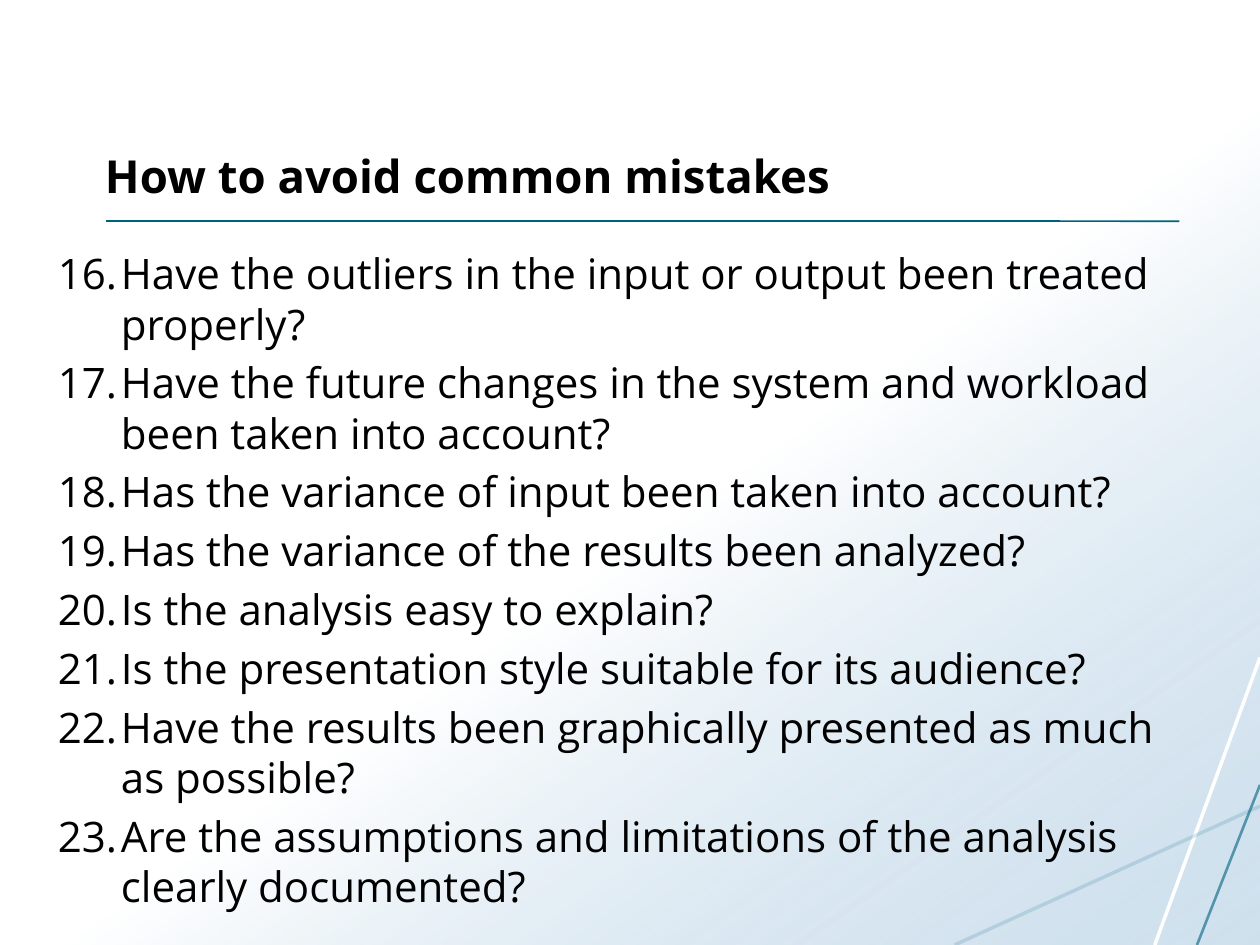
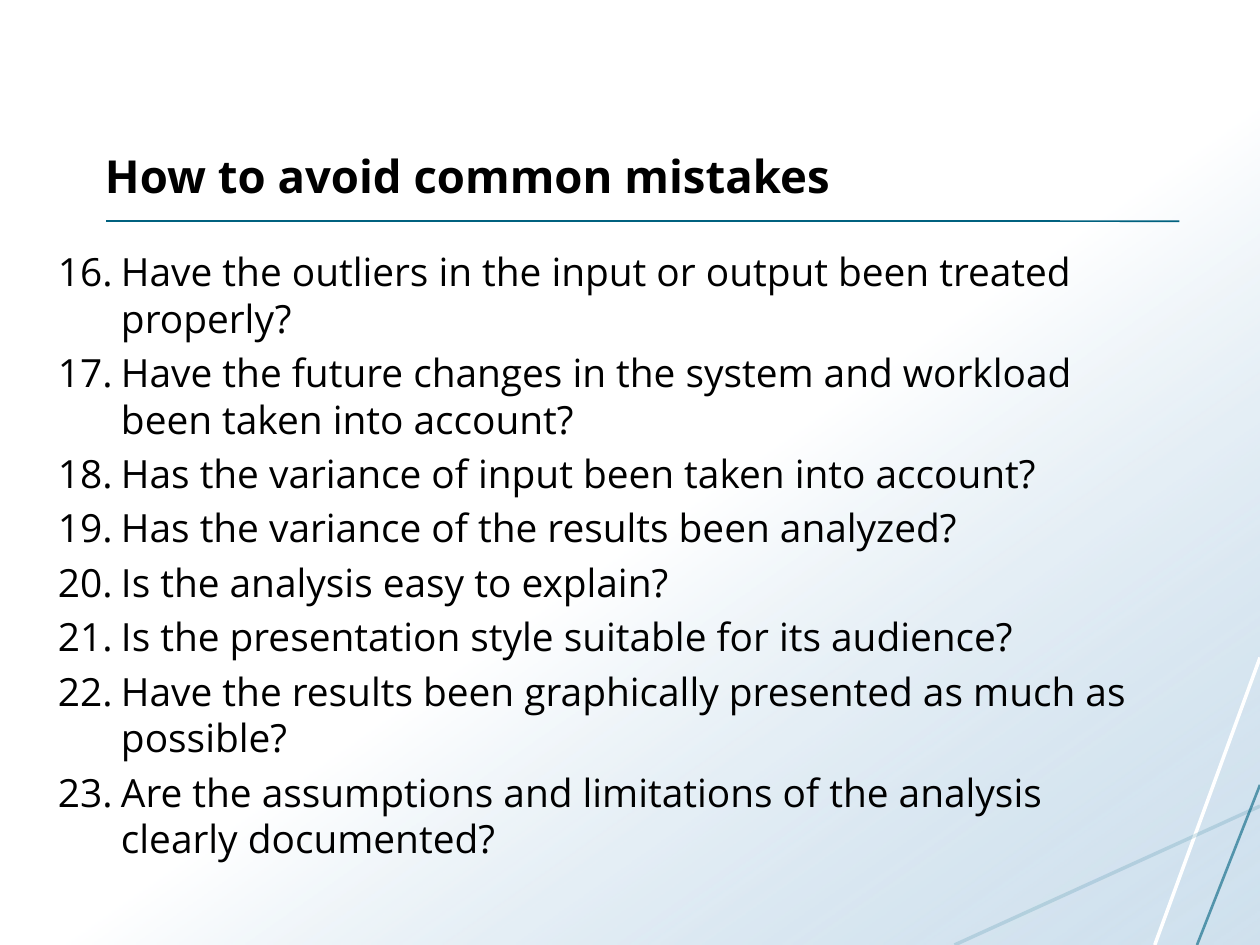
Before and after one commit to uit-inf-2202-f18/uit-inf-2202-f18.github.io, a slide deck: slide 7 of lectures/05-performance-evaluation.pptx. Drawn at 1260x945 pixels with LibreOffice and Linux fonts; fonts in the diff are those of the drawing. Boxes give left, top, right and bottom in pixels: in the first picture for what was removed or moved away, otherwise in the second. Text is boxed around its words. In the diff, an @@ line names an element or a change of style, - is before the commit and + after.

```diff
--- a/lectures/05-performance-evaluation.pptx
+++ b/lectures/05-performance-evaluation.pptx
@@ text "Have the outliers in the ..." at <box>121,256,1125,863</box>: size 24 to 22.2 pt @@
```
Also in this commit, not shown: 5 other slides changed, 2 other files.
